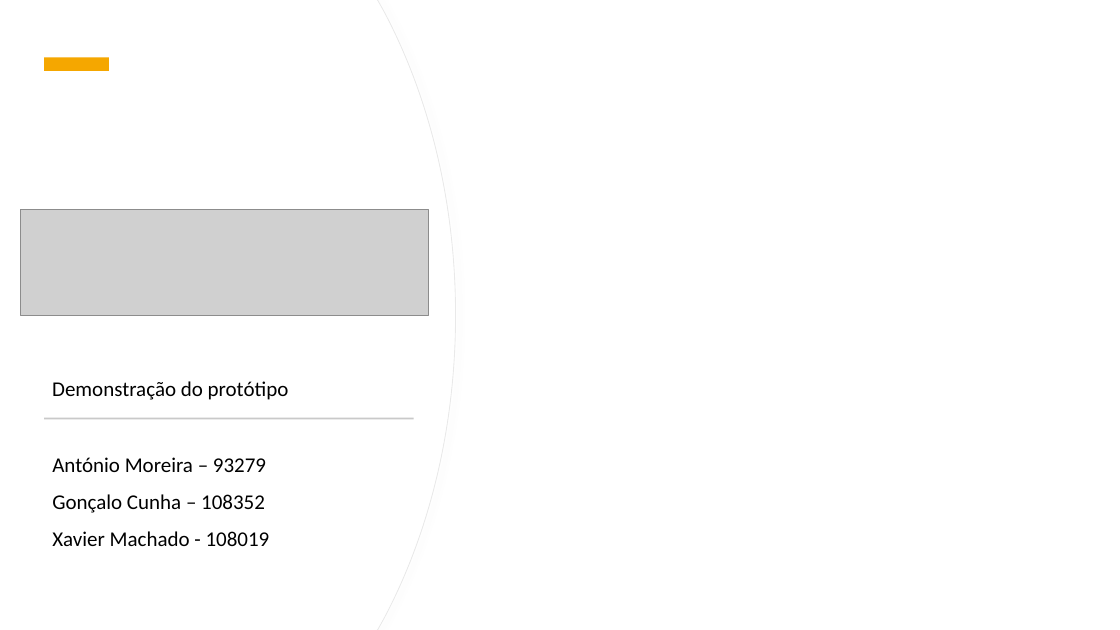
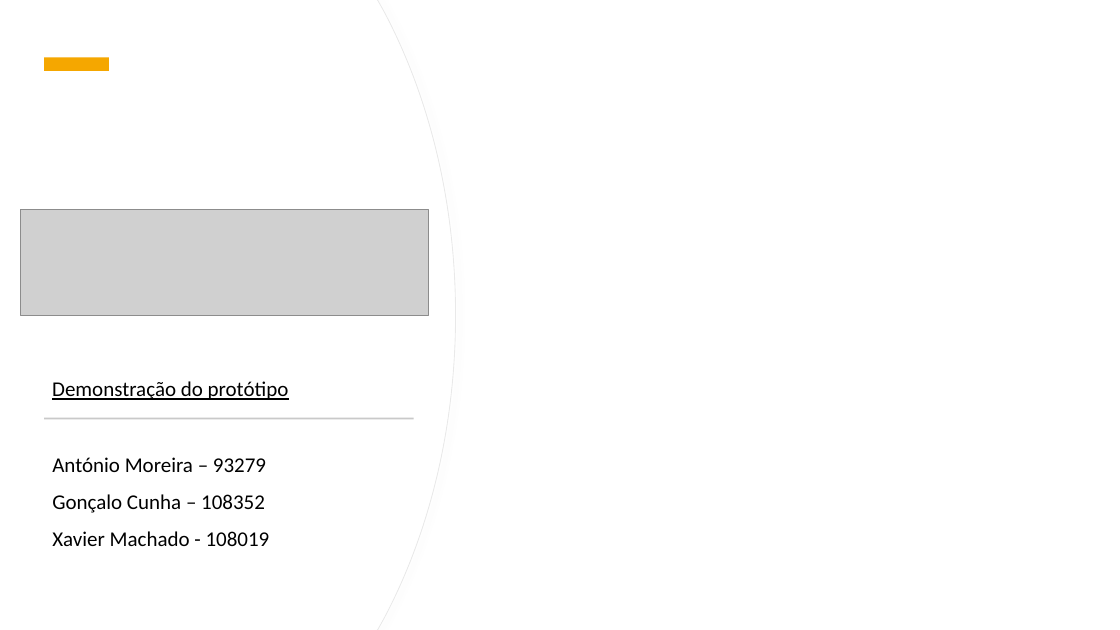
Before and after one commit to Gongas1331/FitLink, a slide deck: slide 6 of apresentações/Apresentação3.pptx (slide 7 before the commit). Drawn at 1120x630 pixels with LibreOffice and Linux fonts; fonts in the diff are those of the drawing; grey boxes stand for pictures; background and template pictures are left out. Boxes give left, top, right and bottom in pixels: in the first picture for what was removed or moved away, otherwise in the second. Text is boxed around its words. In the diff, an @@ line names an element or a change of style, - is before the commit and + after.

```diff
--- a/apresentações/Apresentação3.pptx
+++ b/apresentações/Apresentação3.pptx
@@ text "Demonstração do protótipo" at <box>52,381,289,400</box>: underline on @@
```
Also in this commit, not shown: 1 slide removed.
